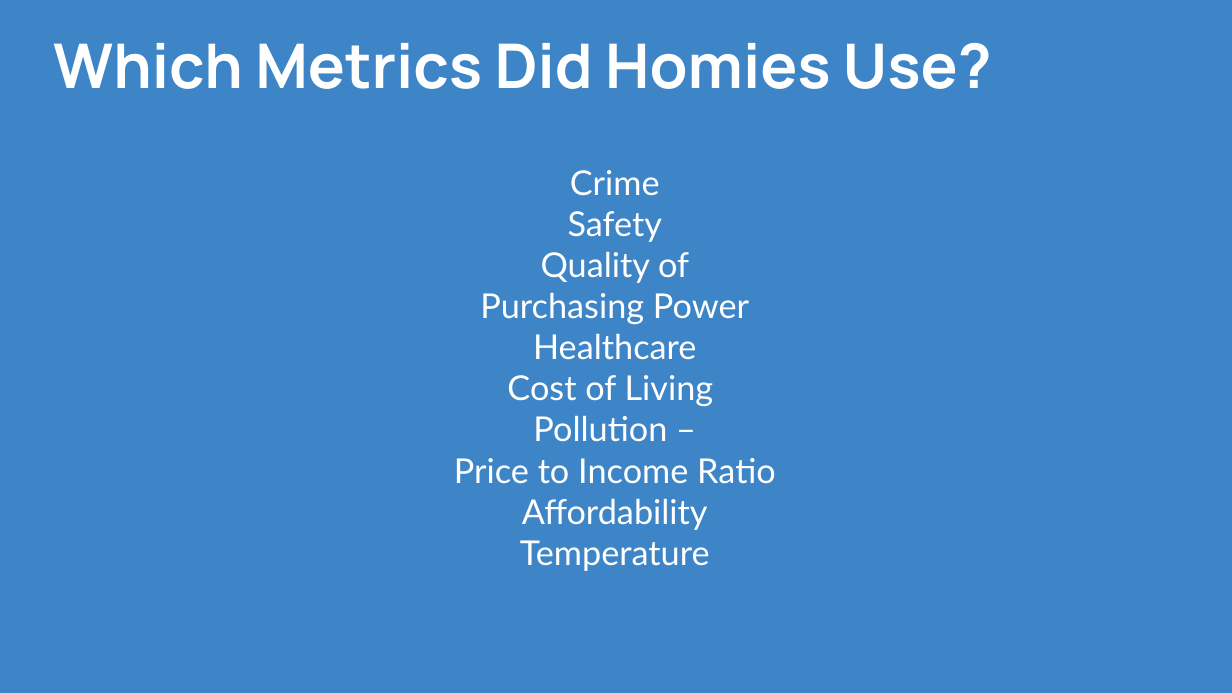
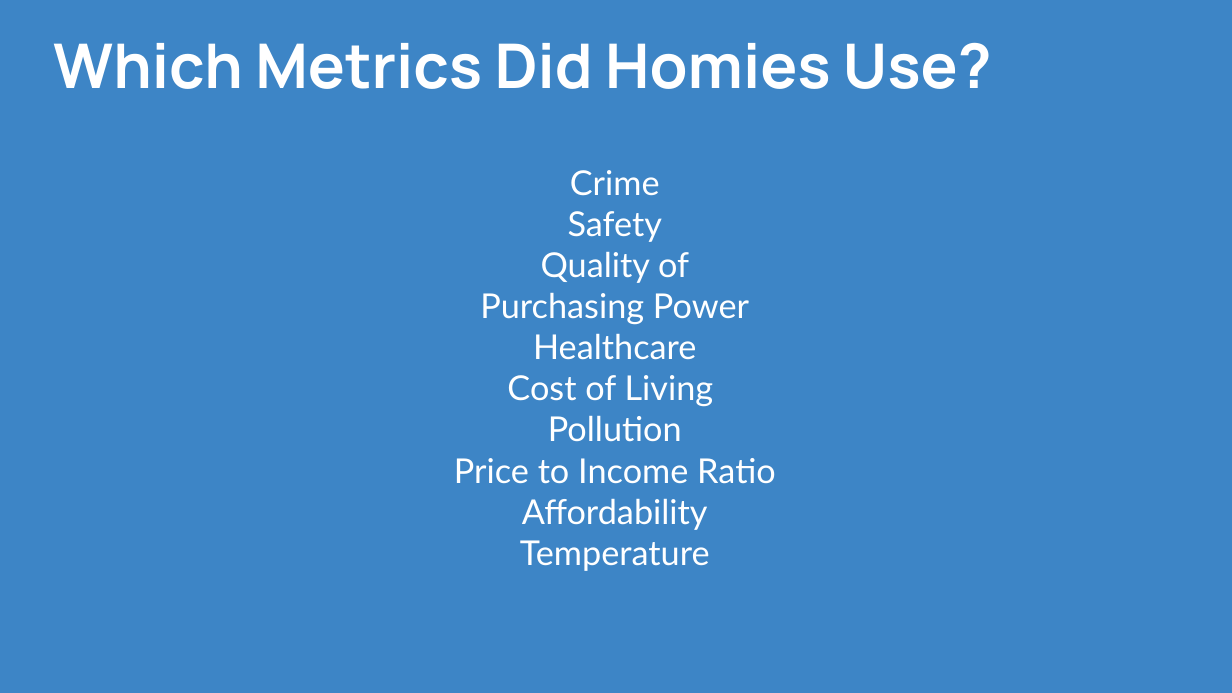
Before and after one commit to CPrince20/Homies, a slide deck: slide 7 of Homies City Collection.pptx. Drawn at 1232x693 pixels with LibreOffice and Linux fonts; fonts in the diff are those of the drawing. Boxes give left, top, right and bottom in pixels: in the first picture for what was removed or moved away, otherwise in the second. Text is boxed around its words. In the diff, an @@ line names an element or a change of style, - is before the commit and + after.

Commit message:
removed literally a single dash

```diff
--- a/Homies City Collection.pptx
+++ b/Homies City Collection.pptx
@@ text at <box>454,415,776,530</box>: text changed @@
-Pollution –
-Price to Income Ratio
-Affordability
+Pollution
+Price to Income Ratio
+Affordability
```
